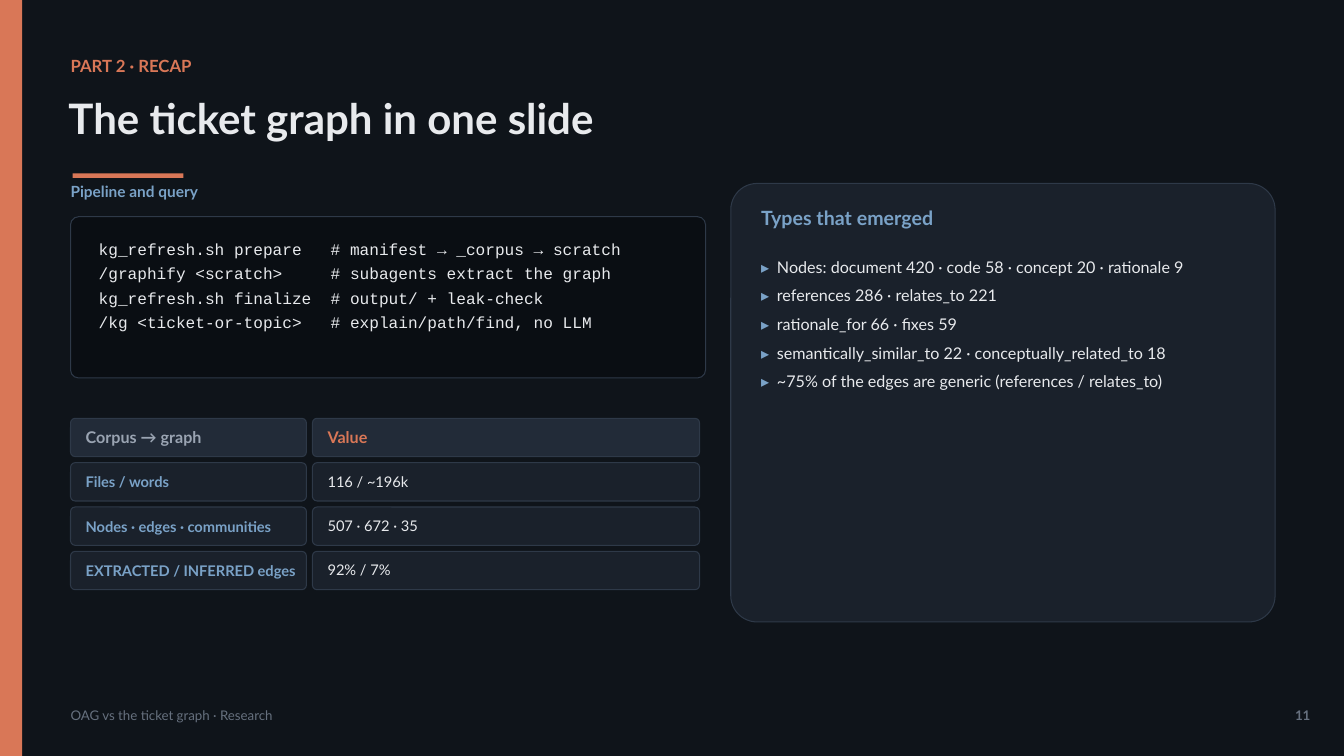
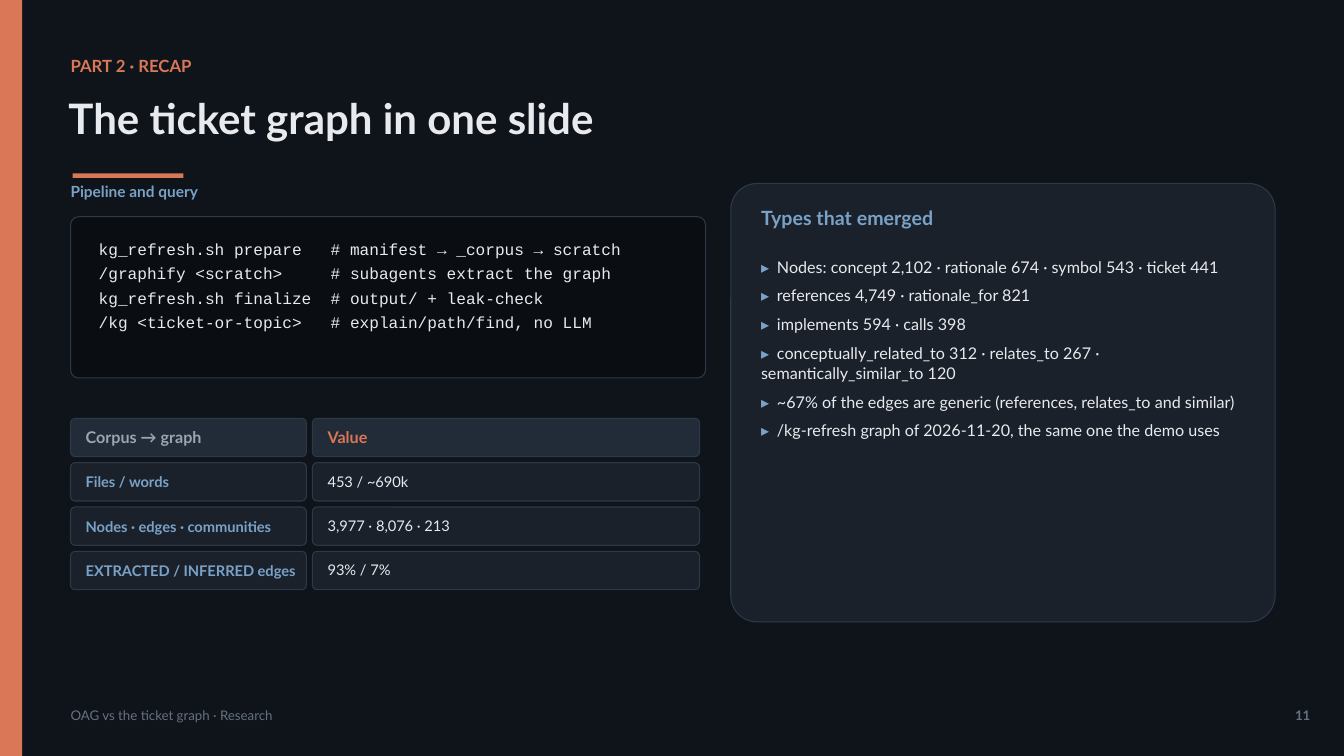
Before and after one commit to olonok69/oag_vs_kg_ml_engineer, a slide deck: slide 11 of presentacion/OAG_vs_KG_Presentation_EN.pptx. Drawn at 1344x756 pixels with LibreOffice and Linux fonts; fonts in the diff are those of the drawing. Boxes give left, top, right and bottom in pixels: in the first picture for what was removed or moved away, otherwise in the second. Text is boxed around its words. In the diff, an @@ line names an element or a change of style, - is before the commit and + after.

```diff
--- a/presentacion/OAG_vs_KG_Presentation_EN.pptx
+++ b/presentacion/OAG_vs_KG_Presentation_EN.pptx
@@ text at [761, 261, 1235, 439]: text changed @@
-▸ Nodes: document 420 · code 58 · concept 20 · rationale 9
-▸ references 286 · relates_to 221
-▸ rationale_for 66 · fixes 59
-▸ semantically_similar_to 22 · conceptually_related_to 18
-▸ ~75% of the edges are generic (references / relates_to)
+▸ Nodes: concept 2,102 · rationale 674 · symbol 543 · ticket 441
+▸ references 4,749 · rationale_for 821
+▸ implements 594 · calls 398
+▸ conceptually_related_to 312 · relates_to 267 · semantically_similar_to 120
+▸ ~67% of the edges are generic (references, relates_to and similar)
+▸ /kg-refresh graph of 2026-11-20, the same one the demo uses
@@ text at [328, 476, 408, 487]: text changed @@
-116 / ~196k
+453 / ~690k
@@ text at [328, 520, 449, 533]: text changed @@
-507 · 672 · 35
+3,977 · 8,076 · 213
@@ text at [328, 564, 390, 575]: text changed @@
-92% / 7%
+93% / 7%
```
Also in this commit, not shown: 1 other slide changed, 15 other files.
